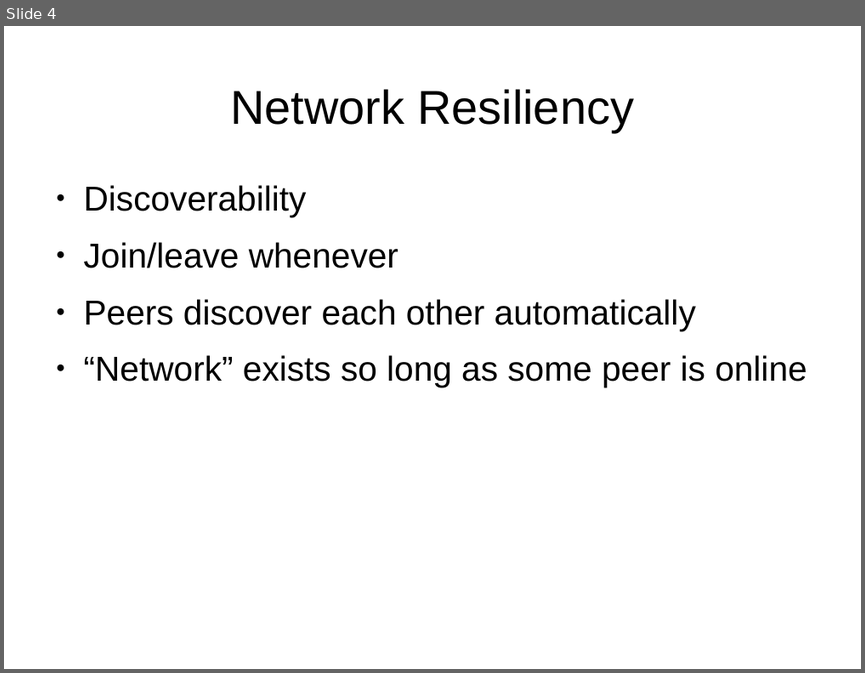
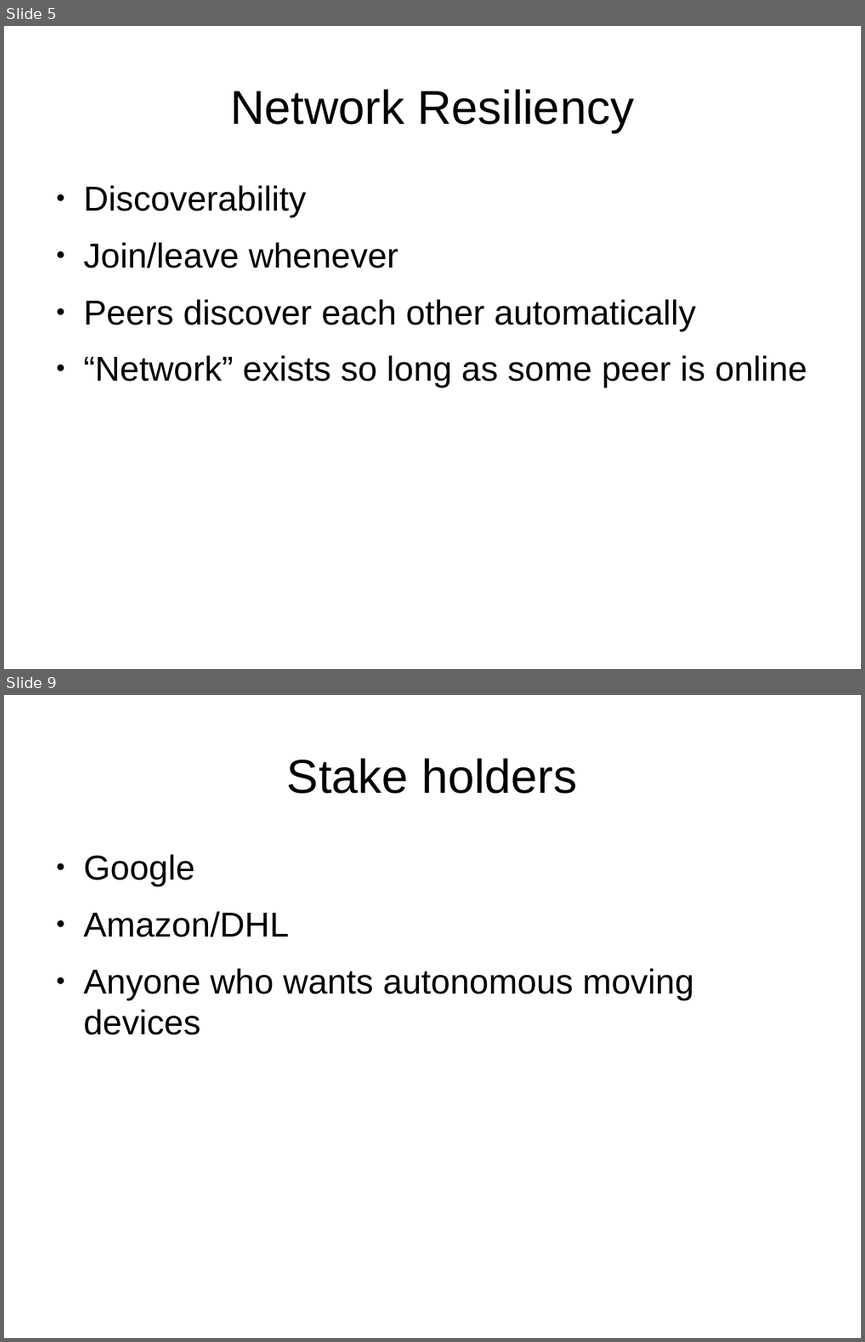
Before and after one commit to andrewazores/Capstone, a slide deck: documentation/problem_statement_presentation.odp. Shown one above the other, each under a label of ours: slide 4 before the commit, slides 5 and 9 after it; the slides between them are not shown. The pictures are 865x673 and 865x1342 pixels, drawn with LibreOffice and Linux fonts; fonts in the diff are those of the drawing. Boxes give left, top, right and bottom in pixels: in the first picture for what was removed or moved away, otherwise in the second. Text is boxed around its words. In the diff, an @@ line names an element or a change of style, - is before the commit and + after.

```diff
--- a/documentation/problem_statement_presentation.odp
+++ b/documentation/problem_statement_presentation.odp
@@ slide 9 added at (x1=4, y1=695, x2=861, y2=1338), background #FFFFFF @@
@@ title added at (x1=287, y1=758, x2=577, y2=794), 44 pt, text #000000 @@
+Stake holders
@@ text added at (x1=84, y1=854, x2=694, y2=1035), 32 pt, text #000000 @@
+● Google
+● Amazon/DHL
+● Anyone who wants autonomous moving devices
@@ what was slide 4 is now slide 5 @@
```
Also in this commit, not shown: 3 slides changed, 3 other slides added, 1 slide removed.
